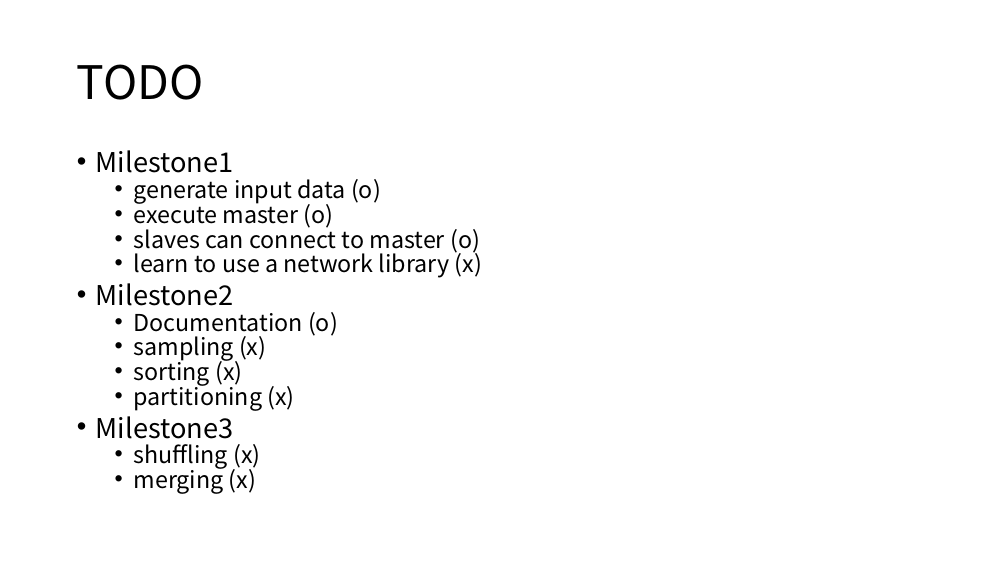
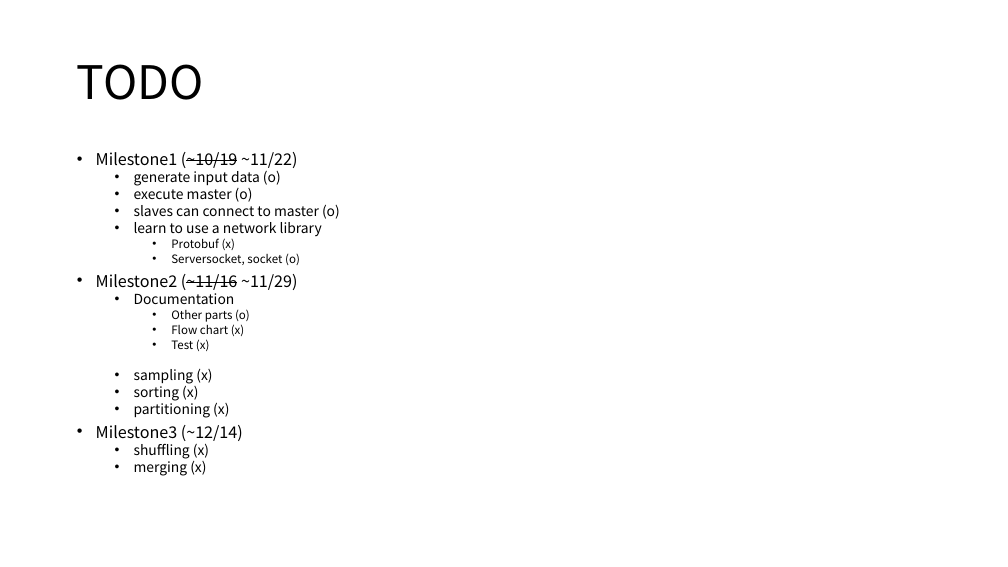
Before and after one commit to GNUp/cs434-doc, a slide deck: slide 37 of project2.pptx (slide 34 before the commit). Drawn at 1008x567 pixels with LibreOffice and Linux fonts; fonts in the diff are those of the drawing. Boxes give left, top, right and bottom in pixels: in the first picture for what was removed or moved away, otherwise in the second. Text is boxed around its words. In the diff, an @@ line names an element or a change of style, - is before the commit and + after.

Commit message:
Update doc v2

```diff
--- a/project2.pptx
+++ b/project2.pptx
@@ text at [96,152,298,168]: text changed; size 25.9 to 15.4 pt @@
-• Milestone1
+• Milestone1 (~10/19 ~11/22)
@@ text at [134,171,340,476]: size 22.2 to 13.2 pt in "generate input data (o)", "execute master (o)", "slaves can connect to master (o)", "sampling (x)" and 4 more places @@
@@ text at [96,222,322,351]: text changed; size 22.2 to 11 pt @@
-  • learn to use a network library (x)
-• Milestone2
-  • Documentation (o)
+  • learn to use a network library
+    • Protobuf (x)
+    • Serversocket, socket (o)
+• Milestone2 (~11/16 ~11/29)
+  • Documentation
+    • Other parts (o)
+    • Flow chart (x)
+    • Test (x)
@@ text at [96,425,243,441]: text changed; size 25.9 to 15.4 pt @@
-• Milestone3
+• Milestone3 (~12/14)
```
Also in this commit, not shown: 5 other slides changed, 3 slides added.
